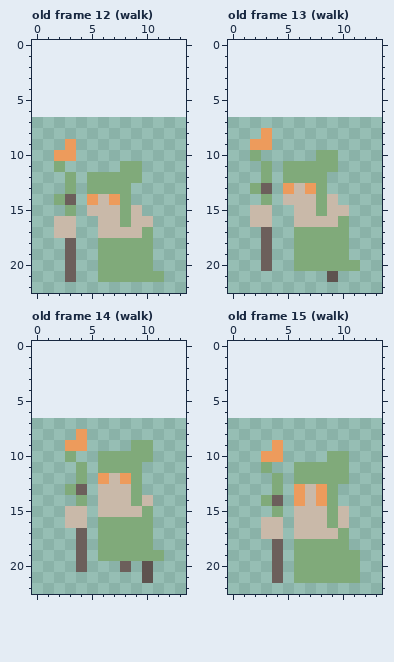
Pixel-art file -- public/assets/aseprite/Dryad.aseprite. Above: the version before the commit.
14x16 pixels, 16 frames. Shown: old frame 12 (walk), old frame 13 (walk), old frame 14 (walk), old frame 15 (walk). The old version is drawn lined up with the new one, on the new canvas. The commit also changed other frames, which this record leaves out.
The same view after the edit:
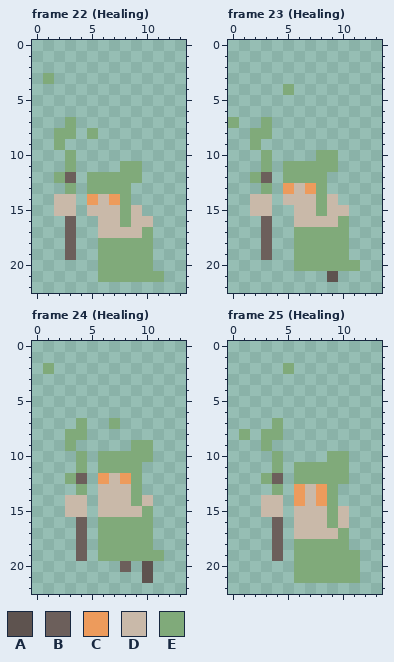
Palette (. is transparent): A #5e534f  B #6c5f5b  C #ed9b5c  D #c9b9a9  E #80aa7a
A new or re-ordered frame is compared with the old frame closest to it.
Diff:
canvas 14x16 -> 14x23, the old top-left corner now at 0,7
frames 16 -> 26
Frame 22 (Healing) is new; against old frame 12 (walk):
y 3: x 1 . -> E
y 7: x 3 . -> E
y 8: x 2..3 .. -> EE; x 5 . -> E
y 9: x 2..3 .C -> E.
y 10: x 2..3 CC -> .E
y 11: x 2..3 E. -> .E
y 12: x 2..3 .E -> EB
y 14: x 2..3 EB -> DD
y 15: x 2..3 .E -> DD
y 16..17: x 2..3 DD -> .B
y 20..21: x 3 B -> .
Frame 23 (Healing) is new; against old frame 13 (walk):
y 4: x 5 . -> E
y 7: x 0 . -> E; x 3 . -> E
y 8: x 2..3 .C -> EE
y 9: x 2..3 CC -> E.
y 10: x 2..3 E. -> .E
y 12: x 2..3 .E -> EB
y 13: x 2..3 EB -> .E
y 14: x 2..3 .E -> DD
y 16: x 2..3 DD -> .B
y 20: x 3 B -> .
Frame 24 (Healing) is new; against old frame 14 (walk):
y 2: x 1 . -> E
y 7: x 4 . -> E; x 7 . -> E
y 8: x 3..4 .C -> EE
y 9: x 3..4 CC -> E.
y 10: x 3..4 E. -> .E
y 12: x 3..4 .E -> EB
y 13: x 3..4 EB -> .E
y 14: x 3..4 .E -> DD
y 16: x 3..4 DD -> .B
y 20: x 4 B -> .
Frame 25 (Healing) is new; against old frame 15 (walk):
y 2: x 5 . -> E
y 7: x 4 . -> E
y 8: x 1 . -> E; x 3..4 .. -> EE
y 9: x 3..4 .C -> E.
y 10: x 3..4 CC -> .E
y 11: x 3..4 E. -> .E
y 12: x 3..4 .E -> EB
y 14: x 3..4 EB -> DD
y 15: x 3..4 .E -> DD
y 16..17: x 3..4 DD -> .B
y 20..21: x 4 B -> .
Changed places in both pictures, as pixel boxes (x1, y1, x2, y2):
changed: (43, 73, 98, 282)
changed: (228, 84, 294, 271)
added: (43, 363, 54, 374)
changed: (65, 418, 120, 572)
added: (283, 363, 294, 374)
changed: (239, 418, 283, 583)
